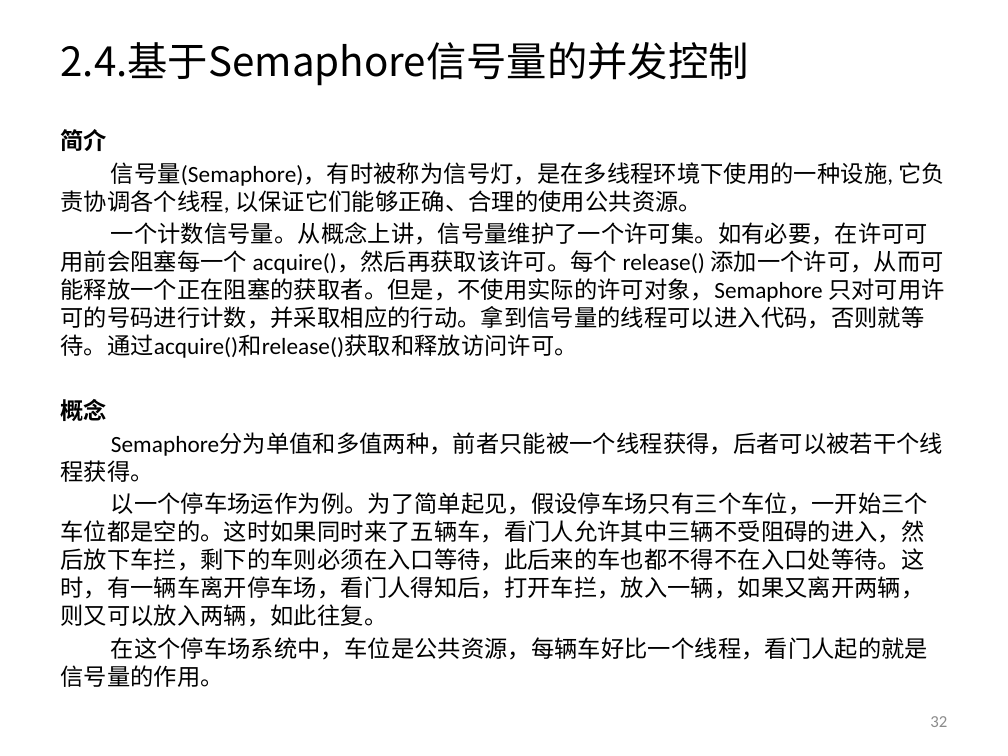
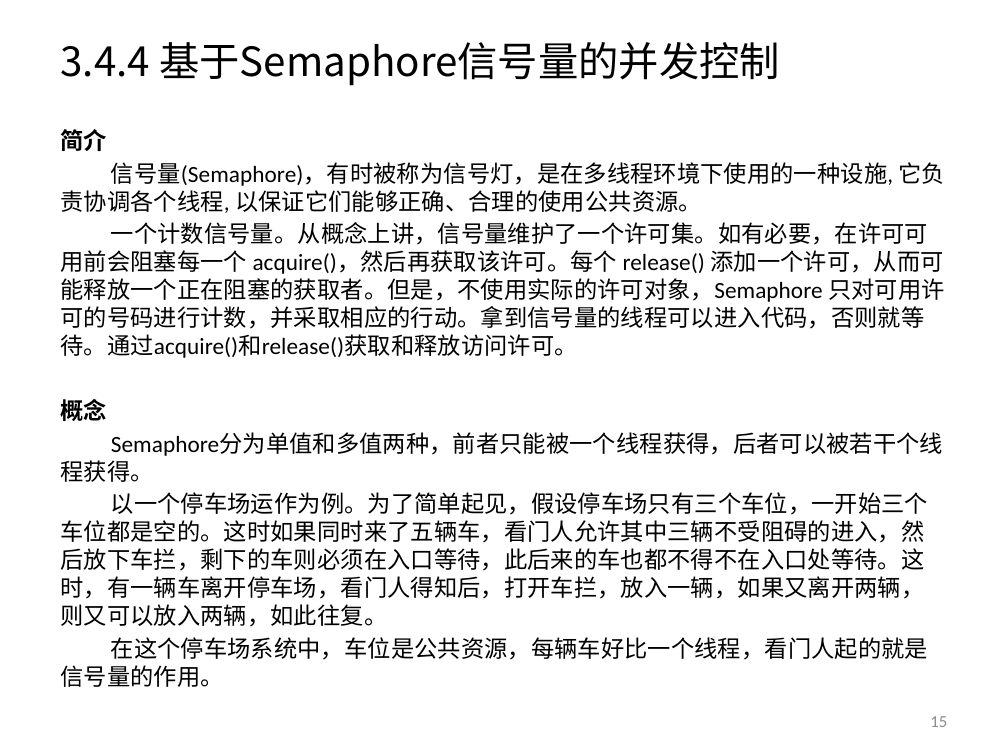
Before and after one commit to yessur3808/neural, a slide deck: slide 15 of docs/Neural_设计方案_V1.3.pptx (slide 32 before the commit). Drawn at 1008x756 pixels with LibreOffice and Linux fonts; fonts in the diff are those of the drawing. Boxes give left, top, right and bottom in pixels: in the first picture for what was removed or moved away, otherwise in the second. Text is boxed around its words. In the diff, an @@ line names an element or a change of style, - is before the commit and + after.

```diff
--- a/docs/Neural_设计方案_V1.3.pptx
+++ b/docs/Neural_设计方案_V1.3.pptx
@@ title at <box>60,42,780,86</box>: text changed @@
-2.4.基于Semaphore信号量的并发控制
+3.4.4 基于Semaphore信号量的并发控制
@@ page number at <box>930,716,947,727</box>: text changed @@
-32
+15
```
Also in this commit, not shown: 16 other slides changed, 2 slides added, 15 slides removed.
